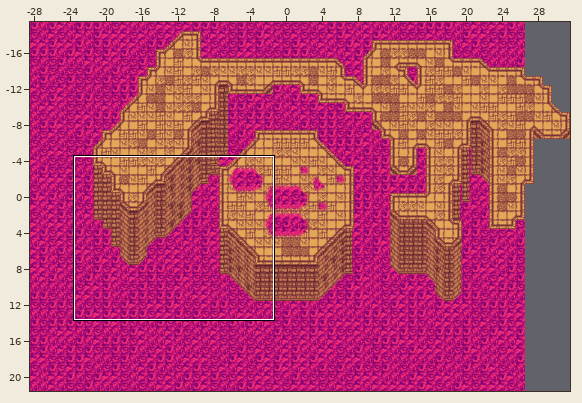
An edit to a level. Tiled map, Assets/TilePalletes/SandCave.tmx. The picture above shows the old version from afar; the outline marks the close-up.
Close-up. Old version:
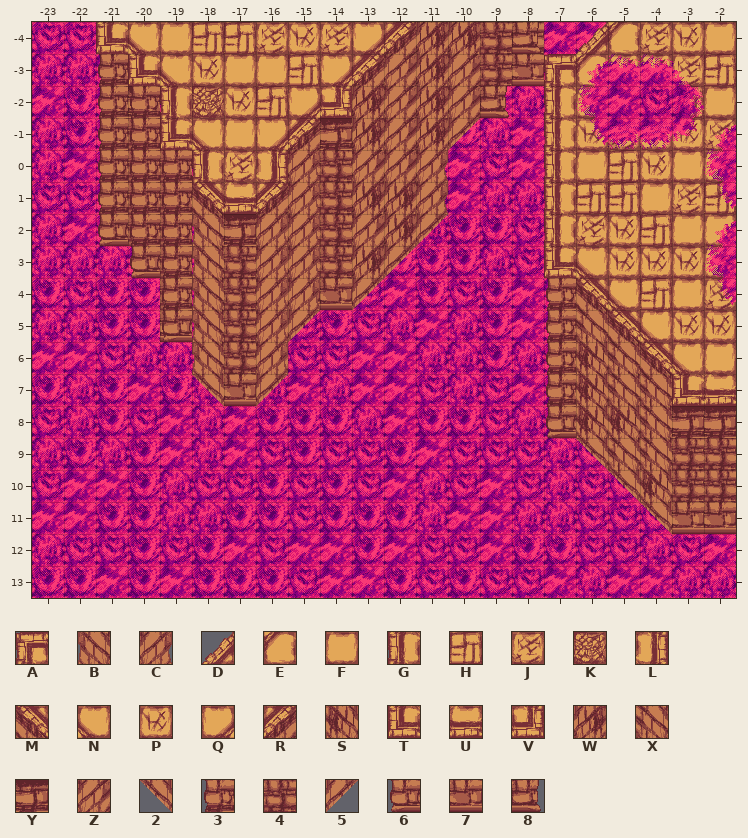
Cells are 32x32 px. Shown: x -23..-2, y -4..13. The commit also changed other parts of the map, which this record leaves out.
Key: from "SandBasing": A 149, B 163, C 164, D 166, E 167, F 168, G 184, H 185, J 186, K 187, L 188, M 202, N 203, P 204, Q 205, R 206, S 220, T 221, U 222, V 223, W 224, X 238, Y 240, Z 242, 2 256, 3 257, 4 258, 5 260, 6 275, 7 276, 8 277.
_ is an empty cell, # one hidden under a higher layer.
Layers that did not change in this view are not listed.
Layer "Floor3" before, first column x -23:
-4 ____________WW44______
-3 ___________ZWZ47______
-2 ___Y______WZWZ8_______
-1 ___4____#YWZW5________
 0 __344___44ZZC_________
 1 __344___44WWC_________
 2 __644_YZ44ZW5_________
 3 ___64_4Z44W5__________
 4 ____4_4Z775_____3_____
 5 ____7_4Z________3X____
 6 ______4Z________3SX___
 7 ______75________3SXX__
 8 ________________6SSXYY
 9 _________________2XX44
10 __________________2S44
11 ___________________277
12 ______________________
13 ______________________
Layer "Floor2" before, first column x -23:
-4 __TNFHHJPJQR___8_DEJPF
-3 __3TNPFFHQR_____AEPPJH
-2 __33GKPHQV______GP##HF
-1 __33TNFQR_______GPJFPJ
 0 ___33GJLC_______GFHPFF
 1 ___33MURC_______GHHFJH
 2 ___33B_CC_______GJPHFF
 3 ____3B_CC_______TNPPPF
 4 ____3B_CC________MNHFJ
 5 ____6B_C5_________MNPP
 6 _____B_C___________MNF
 7 _____2_5____________TU
 8 ______________________
 9 ______________________
10 ______________________
11 ______________________
12 ______________________
13 ______________________
Once edited:
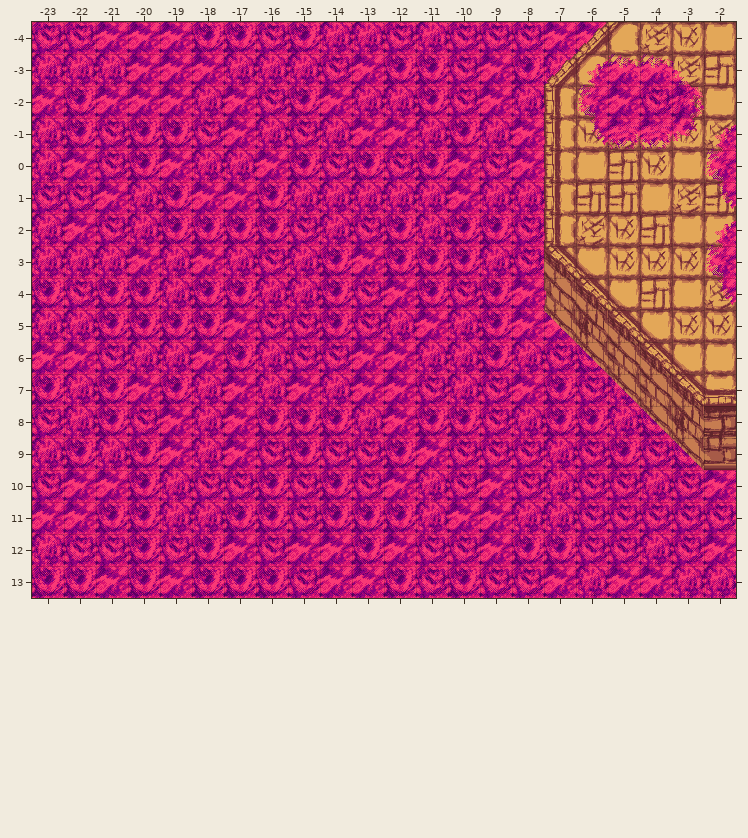
Changes in this commit:
Layer "Floor3":
y -4: x -11..-8 WW44 -> ____
y -3: x -12..-8 ZWZ47 -> _____
y -2: x -20 Y -> _; x -13..-9 WZWZ8 -> _____
y -1: x -20 4 -> _; x -15..-10 #YWZW5 -> ______
y 0: x -21..-19 344 -> ___; x -15..-11 44ZZC -> _____
y 1: x -21..-19 344 -> ___; x -15..-11 44WWC -> _____
y 2: x -21..-19 644 -> ___; x -17..-11 YZ44ZW5 -> _______
y 3: x -20..-19 64 -> __; x -17..-12 4Z44W5 -> ______
y 4: x -19 4 -> _; x -17..-13 4Z775 -> _____; x -7 3 -> B
y 5: x -19 7 -> _; x -17..-16 4Z -> __; x -7..-6 3X -> 2S
y 6: x -17..-16 4Z -> __; x -7..-6 3S -> _2
y 7: x -17..-16 75 -> __; x -7..-5 3SX -> __2
y 8: x -7..-3 6SSXY -> ___2S
y 9: x -6..-2 2XX44 -> ___27
y 10: x -5..-2 2S44 -> ____
y 11: x -4..-2 277 -> ___
Layer "Floor2":
y -4: x -21..-12 TNFHHJPJQR -> __________; x -8 8 -> _
y -3: x -21..-13 3TNPFFHQR -> _________; x -7 A -> D
y -2: x -21..-14 33GKPHQV -> ________
y -1: x -21..-15 33TNFQR -> _______
y 0: x -20..-15 33GJLC -> ______
y 1: x -20..-15 33MURC -> ______
y 2: x -20..-18 33B -> ___; x -16..-15 CC -> __
y 3: x -19..-18 3B -> __; x -16..-15 CC -> __; x -7 T -> M
y 4: x -19..-18 3B -> __; x -16..-15 CC -> __
y 5: x -19..-18 6B -> __; x -16..-15 C5 -> __
y 6: x -18 B -> _; x -16 C -> _
y 7: x -18 2 -> _; x -16 5 -> _; x -3 T -> M
